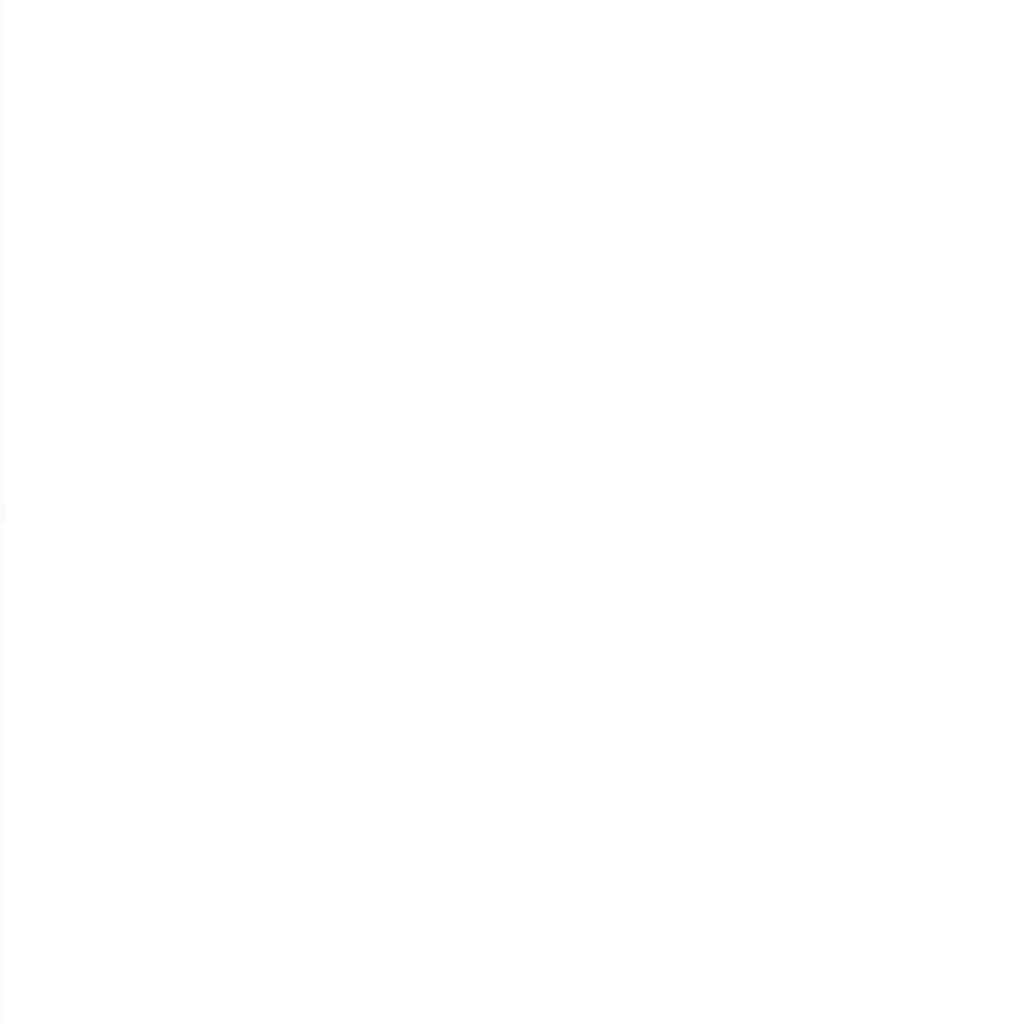
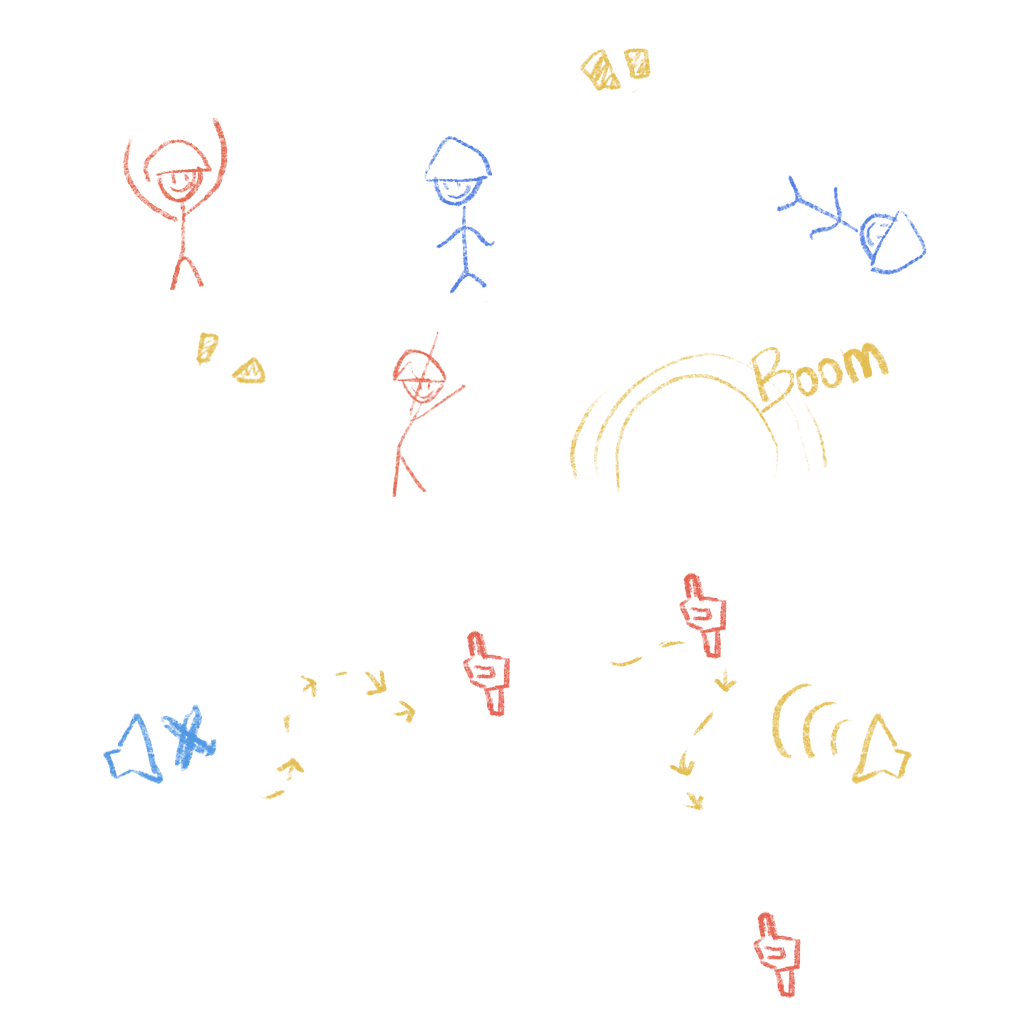
The second 1024×1024 image is a revision of the first. Changes to its layers:
added group "Furby" with 7 layers above "Ramener Le Bâton" over [123,48,927,498]
added layer "À partir de la sélection" (1st of 6, in "Furby") in group "Furby" over [483,174,927,303]
added layer "À partir de la sélection" (2nd of 6, in "Furby") in group "Furby" over [391,331,467,498]
added layer "À partir de la sélection" (3rd of 6, in "Furby") in group "Furby" over [464,254,823,374]
added layer "Calque 3" in group "Furby" over [123,117,495,498]
added layer "À partir de la sélection" (4th of 6, in "Furby") in group "Furby" over [570,342,889,493]
added layer "À partir de la sélection" (5th of 6, in "Furby") in group "Furby" over [165,117,226,142]
added layer "À partir de la sélection" (6th of 6, in "Furby") in group "Furby" over [123,48,754,493]
renamed "Calque 1" to "Ramener Le Bâton", moved it above "Calque 2 copie", painted on it over [103,117,927,999]
hid "Calque 2 copie" over [0,48,927,524]
hid "Calque 2" over [0,506,912,999]